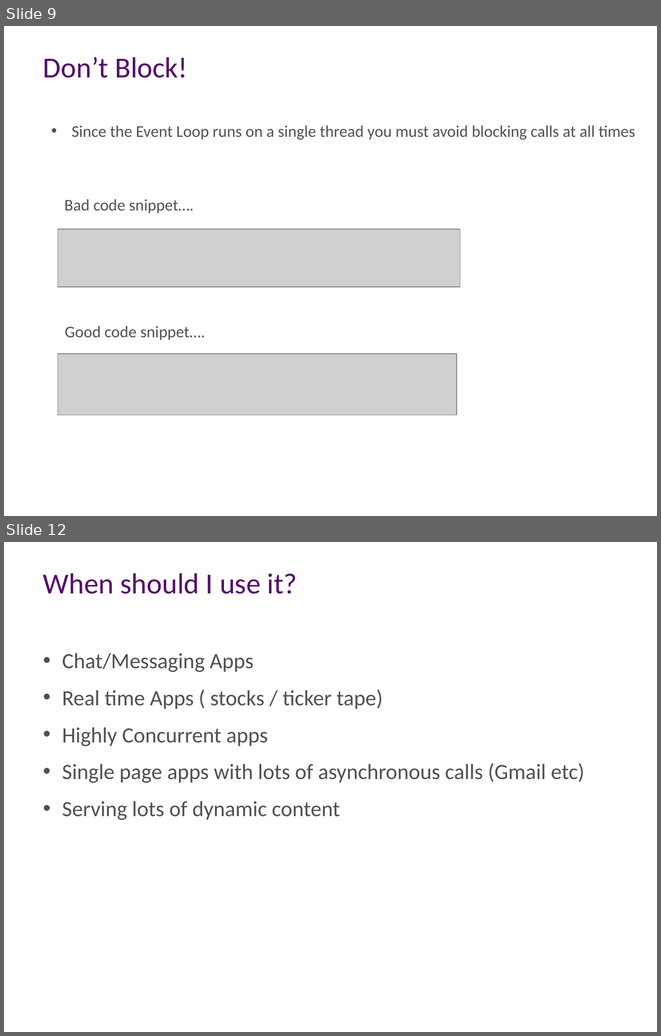
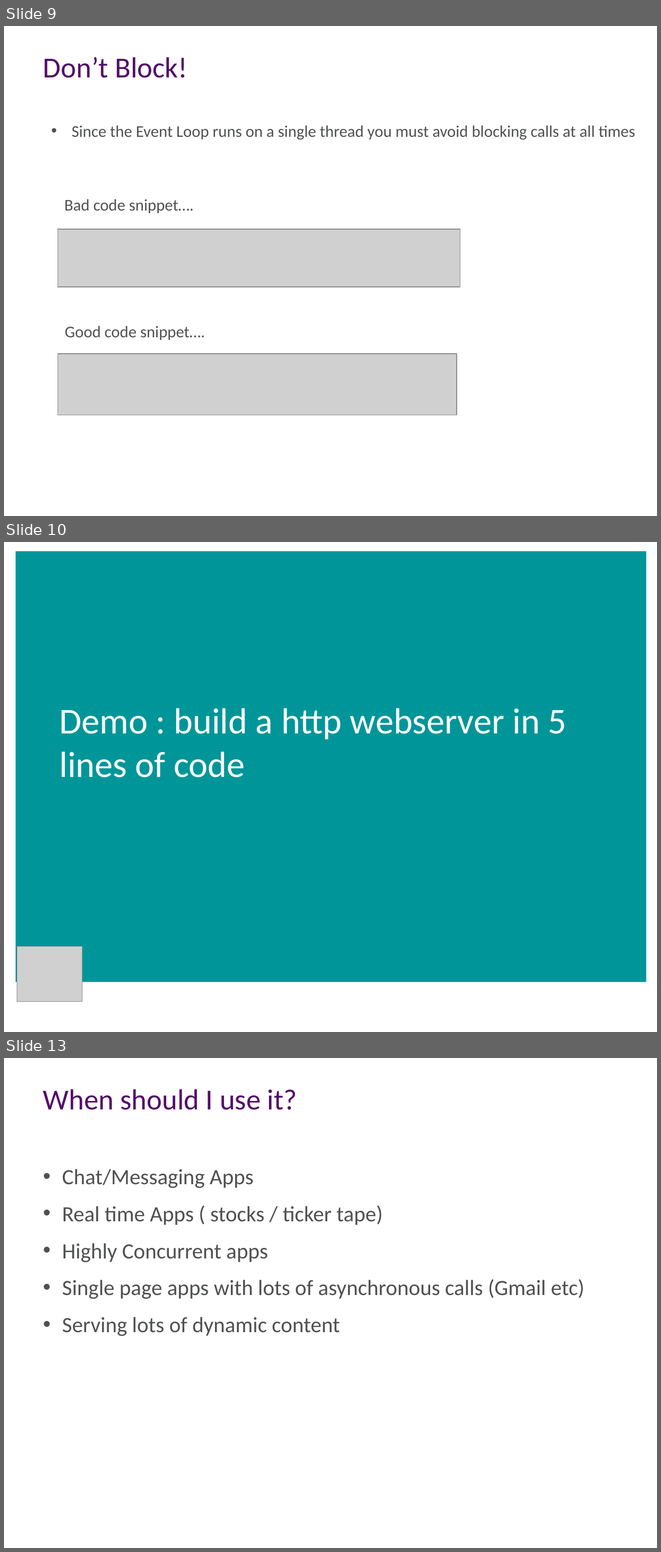
Before and after one commit to aidancasey/AzureNodeChatClient, a slide deck: presentation/Building Node.js Applications on Windows Azure.pptx. Shown one above the other, each under a label of ours: slides 9 and 12 before the commit, slides 9, 10 and 13 after it; the slides between them are not shown. The pictures are 661x1036 and 661x1552 pixels, drawn with LibreOffice and Linux fonts; fonts in the diff are those of the drawing; grey boxes stand for pictures; background and template pictures are left out. Boxes give left, top, right and bottom in pixels: in the first picture for what was removed or moved away, otherwise in the second. Text is boxed around its words. In the diff, an @@ line names an element or a change of style, - is before the commit and + after.

```diff
--- a/presentation/Building Node.js Applications on Windows Azure.pptx
+++ b/presentation/Building Node.js Applications on Windows Azure.pptx
@@ slide 10 added at [4, 542, 657, 1032], background #FFFFFF @@
@@ rectangle added at [16, 551, 646, 981], fill #009699 @@
@@ title added at [60, 708, 566, 777], 40 pt, text #FFFFFF @@
+Demo : build a http webserver in 5 lines of code
@@ picture added at [17, 946, 82, 1001] @@
@@ what was slide 12 is now slide 13 @@
```
Also in this commit, not shown: 4 slides changed, 2 other slides added, 1 slide removed.
